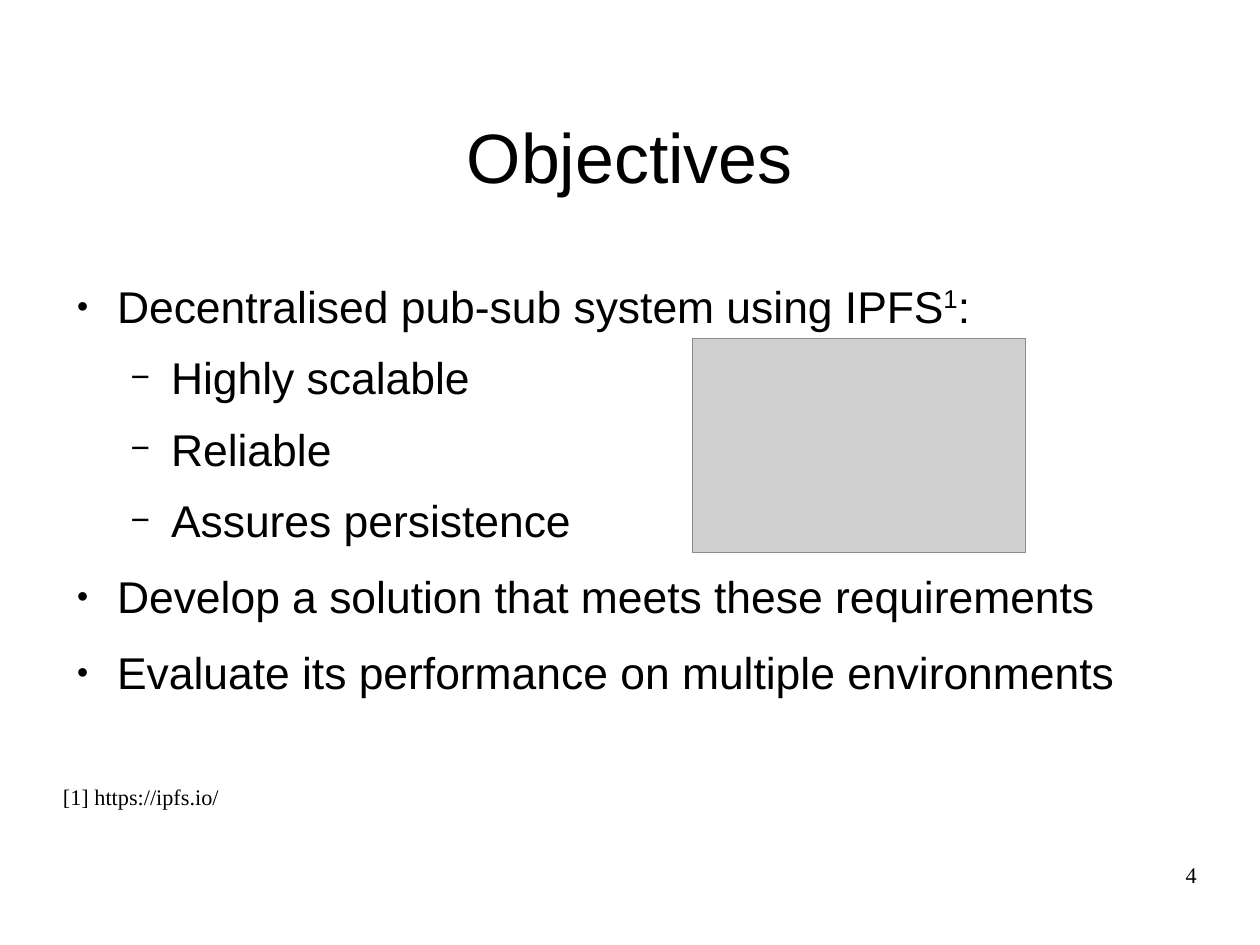
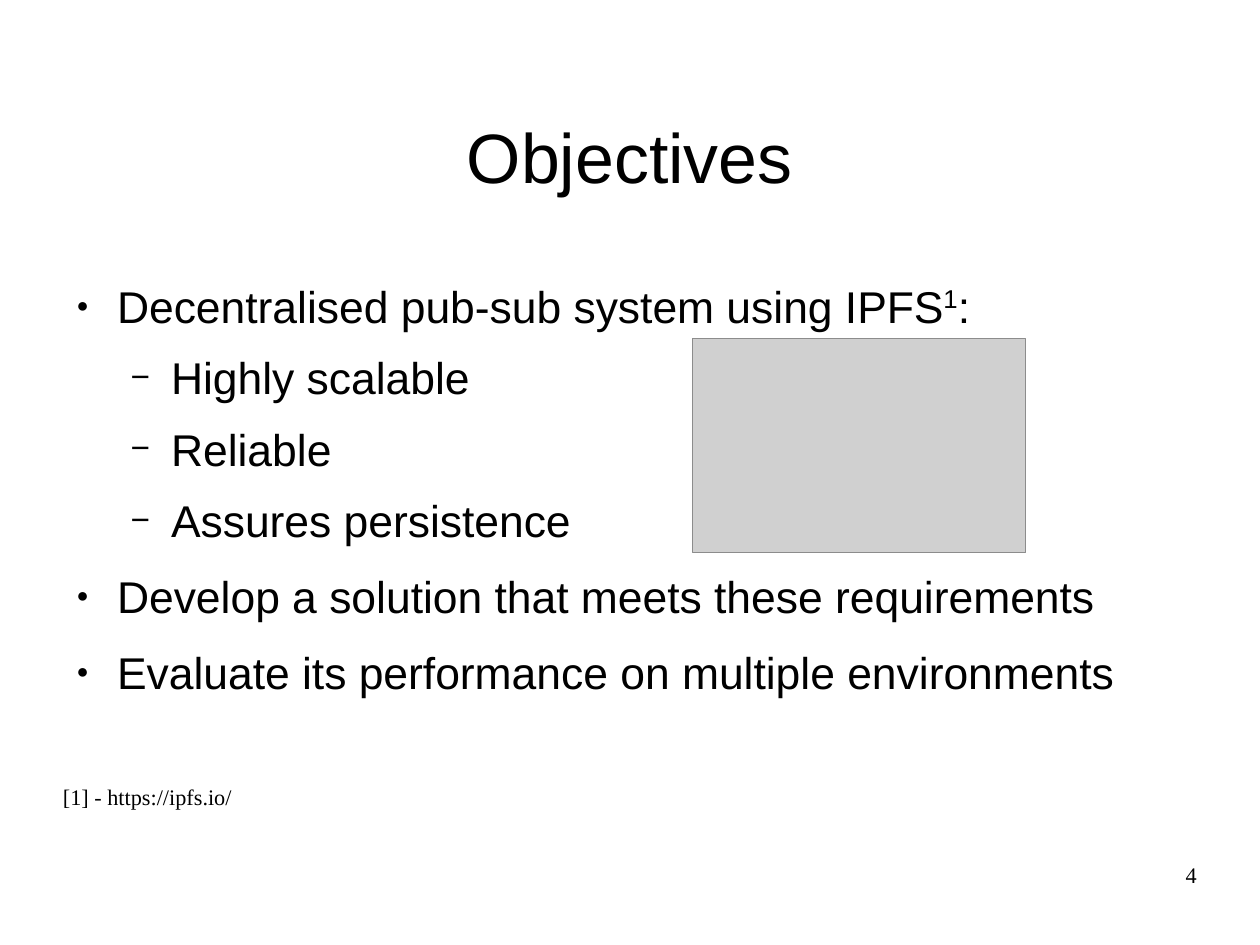
Before and after one commit to JGAntunes/pulsarcast, a slide deck: slide 4 of project-report/presentation.odp. Drawn at 1260x945 pixels with LibreOffice and Linux fonts; fonts in the diff are those of the drawing; grey boxes stand for pictures; background and template pictures are left out. Boxes give left, top, right and bottom in pixels: in the first picture for what was removed or moved away, otherwise in the second. Text is boxed around its words. In the diff, an @@ line names an element or a change of style, - is before the commit and + after.

```diff
--- a/project-report/presentation.odp
+++ b/project-report/presentation.odp
@@ text at [63, 789, 231, 810]: text changed @@
-[1] https://ipfs.io/
+[1] - https://ipfs.io/
```
Also in this commit, not shown: 3 other slides changed, 3 slides added.
